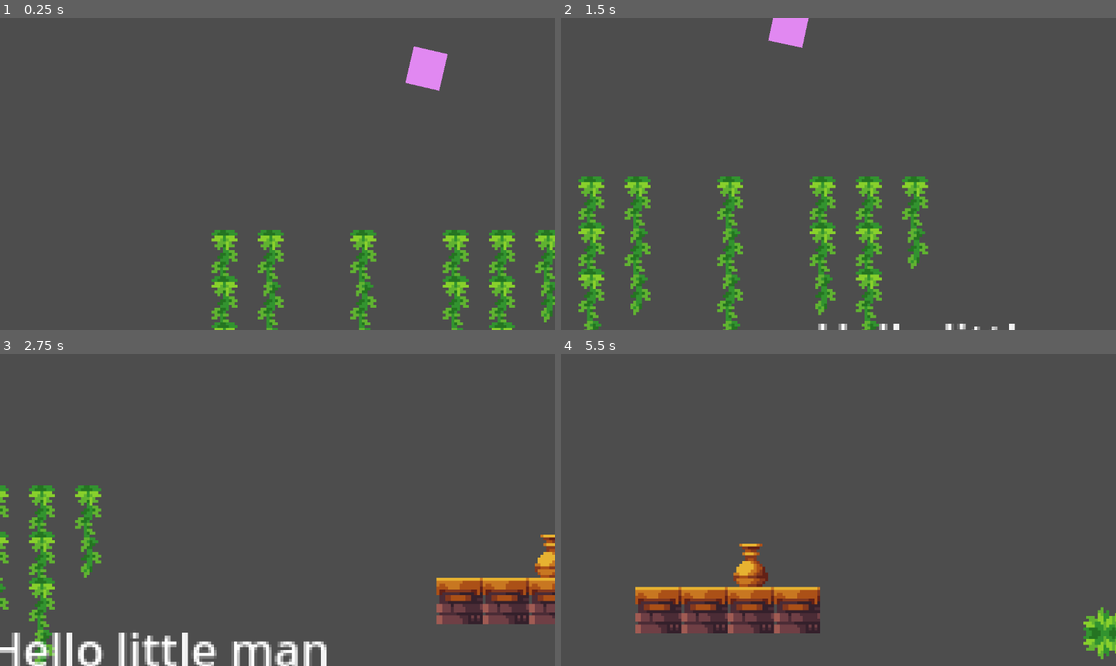
Above: before the commit, frames 1-4 (two rows, left to right).
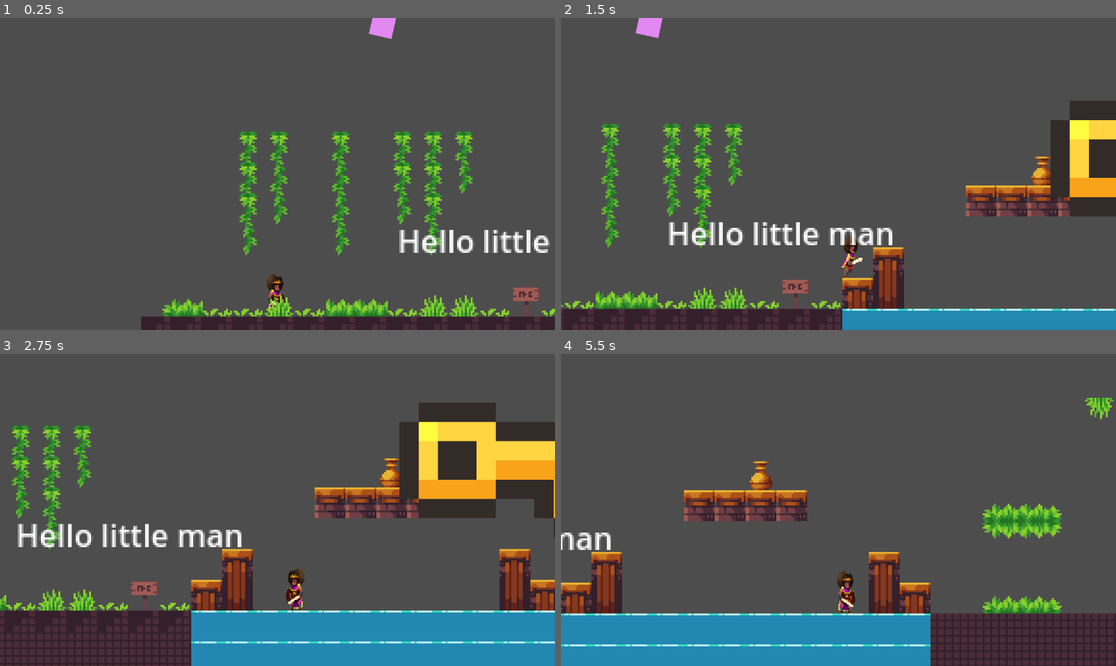
Above: after the commit, the same moments.

Repository: The-E21/TempleExploreDurhack24
Game: Godot game, scene res://Scenes/temple_scene.tscn
Two runs of this game, one before a commit and one after it. Both use one fixed random seed, a clock stepped at 60 frames per second and the inputs below. The engine's default icon, where the game draws it, is replaced by a stand-in: a white triangle on a blue panel in a dark square.
Inputs:
- Up to frame 1 (0.25 s): no input
- Up to frame 2 (1.5 s): hold E (interact) 0.53-1.28 s; hold D (move_right) from 0.53 s (still down); tap Space (jump) at 0.77 s; tap E (interact) at 1.35 s
- Up to frame 3 (2.75 s): tap Space (jump) at 1.52 s; release D (move_right) at 2.03 s; hold A (move_left) from 2.03 s (still down); hold E (interact) from 2.03 s (still down)
- Up to frame 4 (5.5 s): release A (move_left) at 2.78 s; release E (interact) at 2.78 s; hold D (move_right) 2.78-4.28 s; tap E (interact) at 2.85, 4.35 s; tap Space (jump) at 3.02, 3.77, 4.52 s; hold E (interact) 3.53-4.28 s; hold A (move_left) 4.28-5.03 s; hold D (move_right) from 5.03 s (still down); hold E (interact) from 5.03 s (still down)

The runs differ from the first frame. In frame 1, 15% of the frame differs, in the area x 25-100%, y 0-100%; in frame 2, 26%; in frame 3, 39%, in the area x 0-100%, y 15-100%; in frame 4, 29%.

Commit message:
Made camera more snappy

Diff:
--- a/Scenes/player.tscn
+++ b/Scenes/player.tscn
@@ -160,9 +160,9 @@
 speed_scale = 2.0
 
 [node name="Camera2D" type="Camera2D" parent="."]
-offset = Vector2(0, -60)
-zoom = Vector2(6, 6)
+offset = Vector2(0, -40)
+zoom = Vector2(4, 4)
 position_smoothing_enabled = true
-position_smoothing_speed = 1.0
+position_smoothing_speed = 6.0
 rotation_smoothing_enabled = true
 rotation_smoothing_speed = 1.0
--- a/Testing/TestE.tscn
+++ b/Testing/TestE.tscn
@@ -9,6 +9,7 @@
 [node name="TestE" type="Node2D"]
 
 [node name="StaticBody2D" type="StaticBody2D" parent="."]
+position = Vector2(-461, -388)
 
 [node name="CollisionShape2D" type="CollisionShape2D" parent="StaticBody2D"]
 position = Vector2(572.5, 602)
